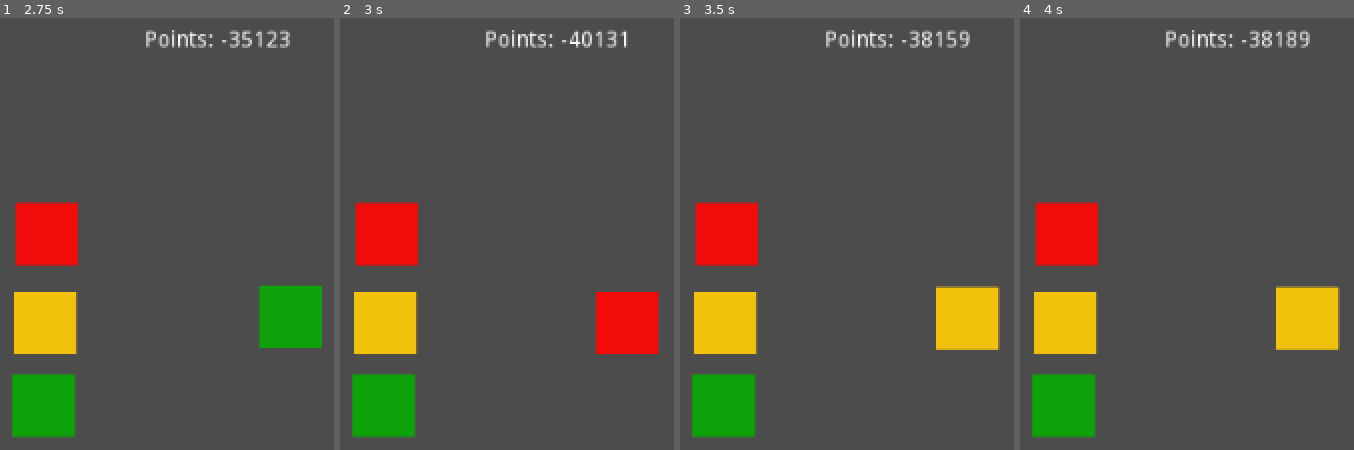
Above: before the commit, frames 1-4 (left to right).
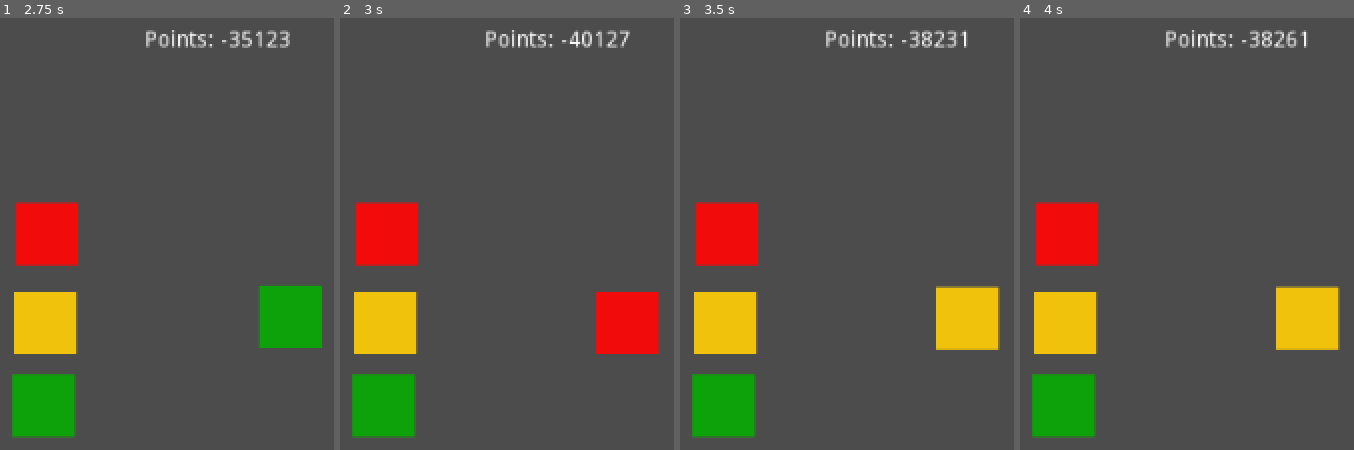
Above: after the commit, the same moments.

Repository: Sajeg/planet-destroyer
Game: Godot game, scene res://main.tscn
Same seed, same stepped clock (60 frames per second), same inputs: the game is played once before the commit and once after it.
Inputs:
- Up to frame 1 (2.75 s): tap Enter at 0.5, 2 s; hold 1 (1) 0.53-1.28 s; tap Space at 1.25 s; tap 1 (1) at 1.35, 2.3 s; hold 2 (2) from 2.03 s (still down)
- Up to frame 2 (3 s): tap Space at 2.75 s; release 2 (2) at 2.78 s; tap 3 (3) at 2.85 s
- Up to frame 3 (3.5 s): tap 1 (1) at 3.05 s
- Up to frame 4 (4 s): hold 1 (1) from 3.53 s (still down)

Frame 1 is identical in both runs. In frame 2, 0.1% of the frame differs, in the area x 80-87%, y 2-7%; in frame 3, 0.2%, in the area x 76-87%, y 2-7%; in frame 4, 0.2%.

Commit message:
added a bit more fun

Diff:
--- a/main.gd
+++ b/main.gd
@@ -22,7 +22,8 @@
 		elif Input.is_action_pressed("3"):
 			points -= 1000
 		else:
-			points -= 1
+			yield(get_tree().create_timer(0.1), "timeout")
+			points -= 10
 	elif CircleColor == "Yellow":
 		if Input.is_action_pressed("2"):
 			points += 1000
